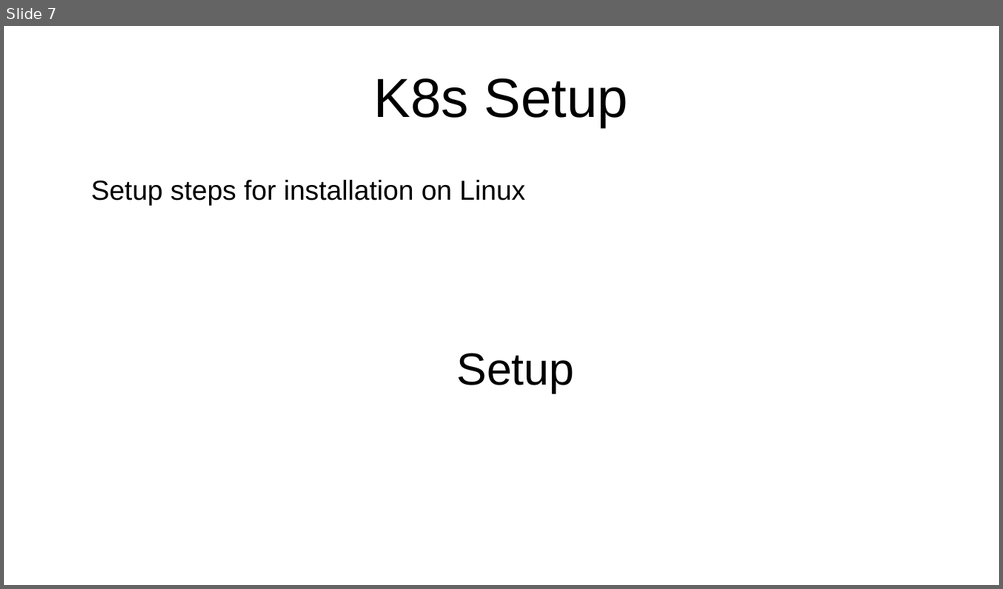
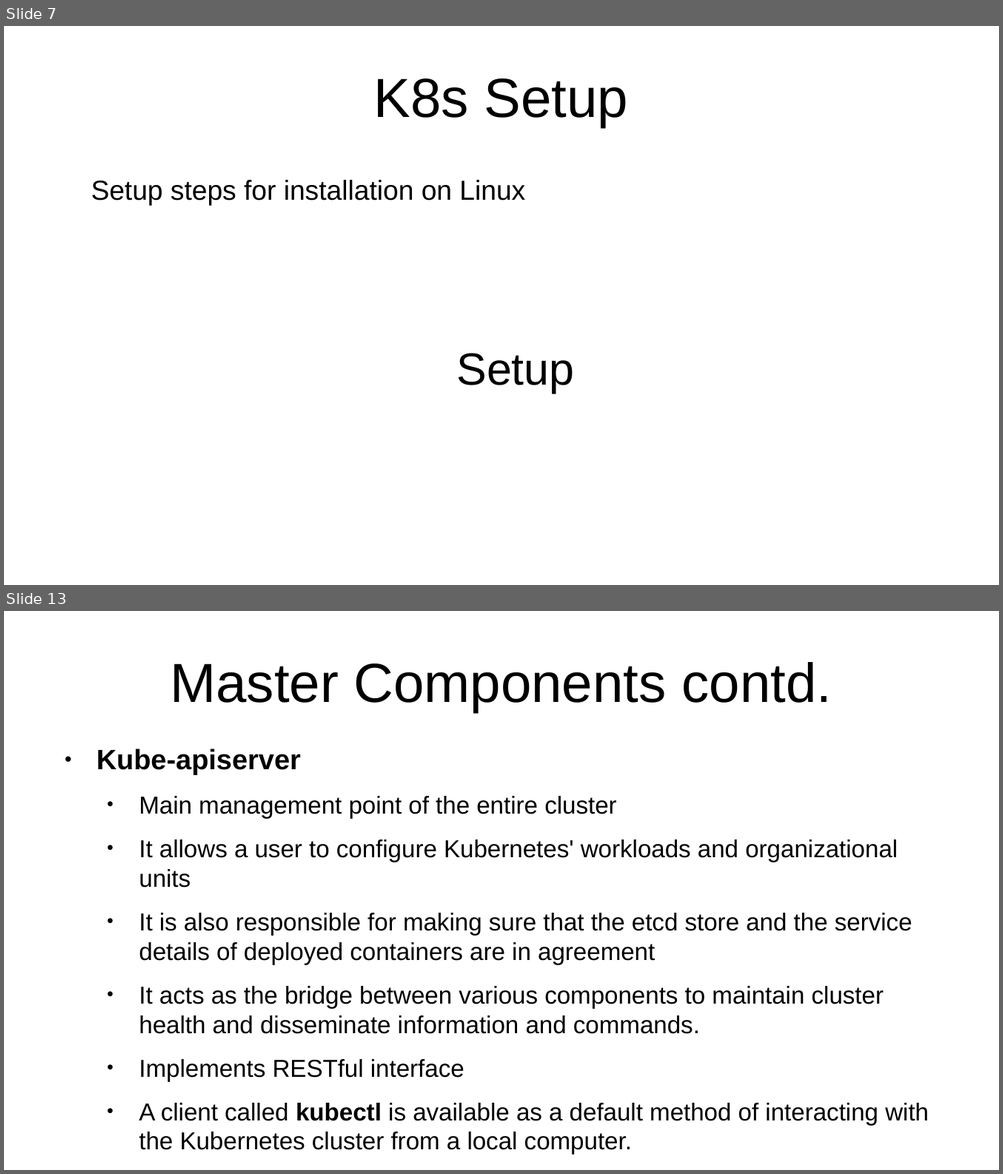
Before and after one commit to ksmane15/docs-k8s, a slide deck: k8s.odp. Shown one above the other, each under a label of ours: slide 7 before the commit, slides 7 and 13 after it; the slides between them are not shown. The pictures are 1003x589 and 1003x1174 pixels, drawn with LibreOffice and Linux fonts; fonts in the diff are those of the drawing. Boxes give left, top, right and bottom in pixels: in the first picture for what was removed or moved away, otherwise in the second. Text is boxed around its words. In the diff, an @@ line names an element or a change of style, - is before the commit and + after.

```diff
--- a/k8s.odp
+++ b/k8s.odp
@@ slide 13 added at (x1=4, y1=611, x2=999, y2=1170), background #FFFFFF @@
@@ title added at (x1=170, y1=662, x2=831, y2=712), 44 pt, text #000000 @@
+Master Components contd.
@@ text added at (x1=96, y1=749, x2=928, y2=1155), 19.6 pt, text #000000 @@
+● Kube-apiserver
+  • Main management point of the entire cluster
+  • It allows a user to configure Kubernetes' workloads and organizational units
+  • It is also responsible for making sure that the etcd store and the service details of deployed containers are in agreement
+  • It acts as the bridge between various components to maintain cluster health and disseminate information and commands.
+  • Implements RESTful interface
+  • A client called kubectl is available as a default method of interacting with the Kubernetes cluster from a local computer.
```
Also in this commit, not shown: 14 other slides added, 1 slide removed.
